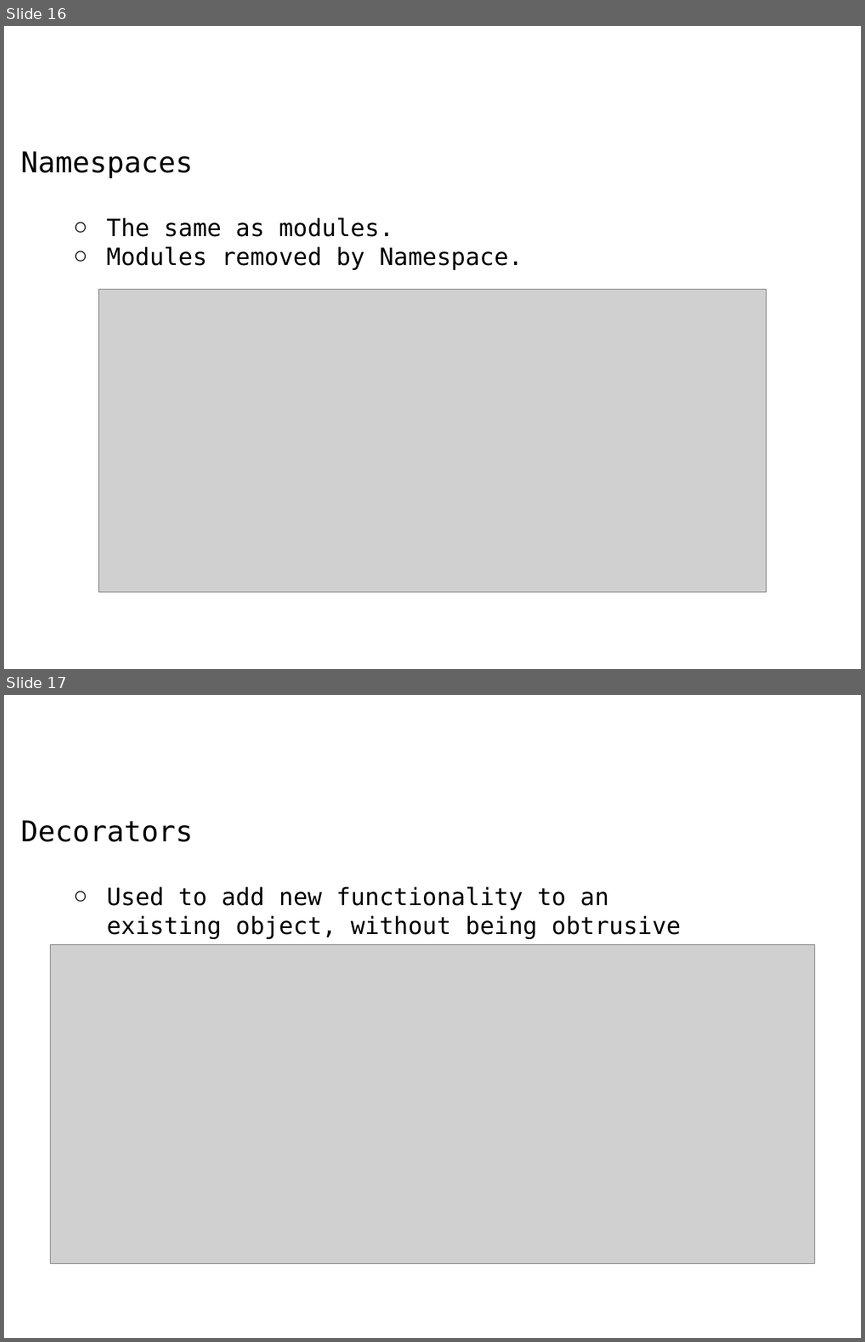
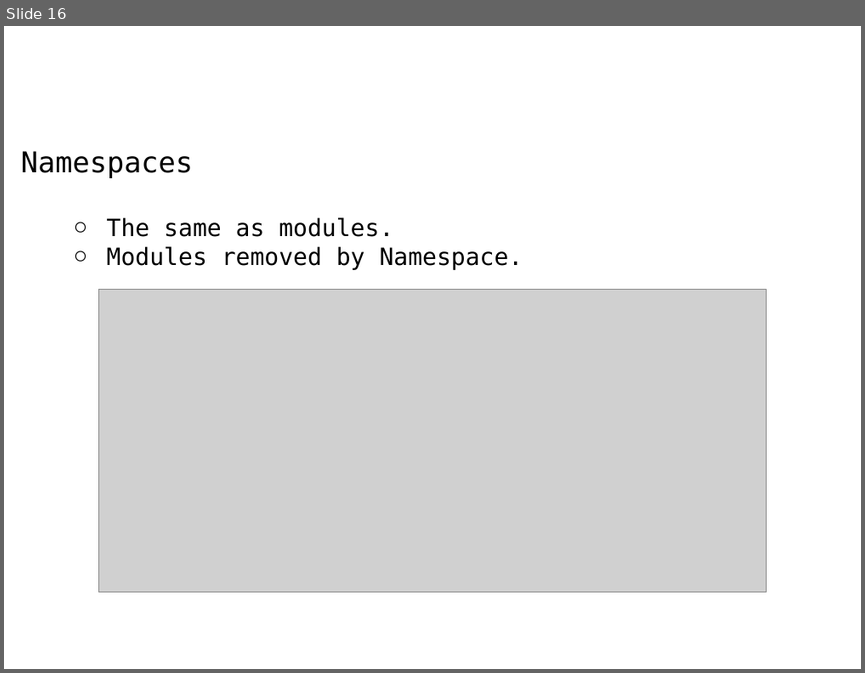
Before and after one commit to NickolayLototskiyDevPro/TypescriptFlow, a slide deck: presentations/02_OOP.pptx. Shown one above the other, each under a label of ours: slides 16 and 17 before the commit, slide 16 after it. The pictures are 865x1342 and 865x673 pixels, drawn with LibreOffice and Linux fonts; fonts in the diff are those of the drawing; grey boxes stand for pictures; background and template pictures are left out. Boxes give left, top, right and bottom in pixels: in the first picture for what was removed or moved away, otherwise in the second. Text is boxed around its words. In the diff, an @@ line names an element or a change of style, - is before the commit and + after.

```diff
--- a/presentations/02_OOP.pptx
+++ b/presentations/02_OOP.pptx
@@ slide 17 removed at box(4, 695, 861, 1338), background picture (left out) @@
@@ text removed at box(21, 820, 681, 939) @@
-Decorators
-  ○ Used to add new functionality to an existing object, without being obtrusive
@@ picture removed at box(50, 944, 815, 1263) @@
```
Also in this commit, not shown: 1 slide changed, 7 other slides removed, 3 other files.
